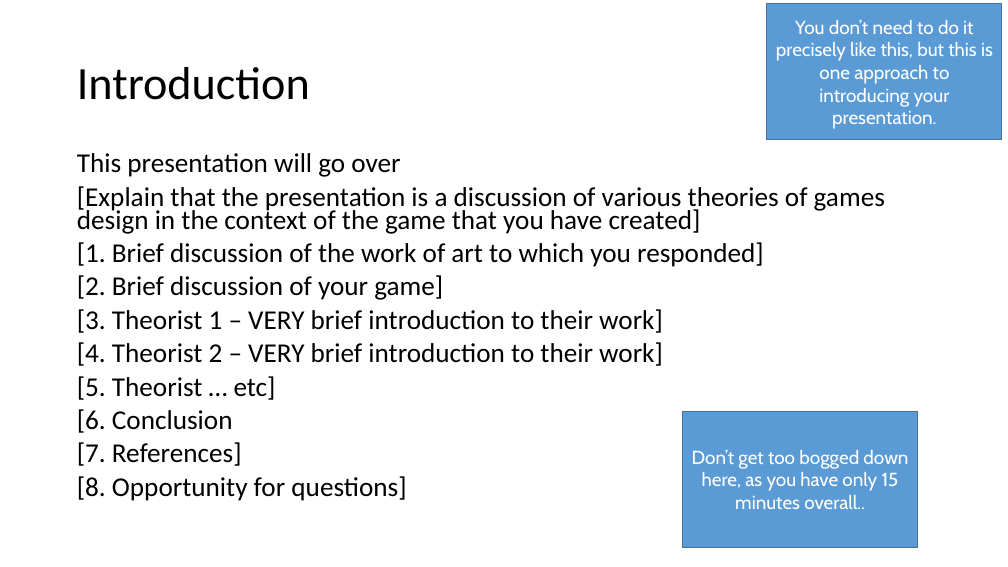
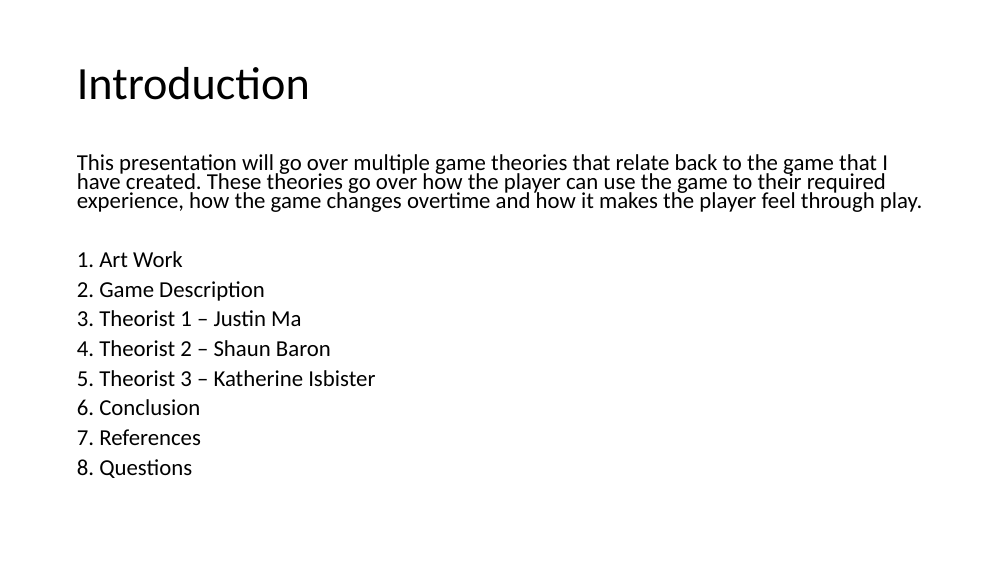
Before and after one commit to Mukkablue/PotatoEatersGame, a slide deck: slide 2 of ExamPresentationTemplate.pptx. Drawn at 1008x567 pixels with LibreOffice and Linux fonts; fonts in the diff are those of the drawing. Boxes give left, top, right and bottom in pixels: in the first picture for what was removed or moved away, otherwise in the second. Text is boxed around its words. In the diff, an @@ line names an element or a change of style, - is before the commit and + after.

Commit message:
Introduction

```diff
--- a/ExamPresentationTemplate.pptx
+++ b/ExamPresentationTemplate.pptx
@@ rectangle removed at (767,4,1002,140) @@
-You don’t need to do it precisely like this, but this is one approach to introducing your presentation.
@@ text at (77,154,922,478): text changed; size 25.9 to 21.7 pt @@
-This presentation will go over
-[Explain that the presentation is a discussion of various theories of games design in the context of the game that you have created]
-[1. Brief discussion of the work of art to which you responded]
-[2. Brief discussion of your game]
-[3. Theorist 1 – VERY brief introduction to their work]
-[4. Theorist 2 – VERY brief introduction to their work]
-[5. Theorist … etc]
-[6. Conclusion
-[7. References]
-[8. Opportunity for questions]
+This presentation will go over multiple game theories that relate back to the game that I have created. These theories go over how the player can use the game to their required experience, how the game changes overtime and how it makes the player feel through play.
+1. Art Work
+2. Game Description
+3. Theorist 1 – Justin Ma
+4. Theorist 2 – Shaun Baron
+5. Theorist 3 – Katherine Isbister
+6. Conclusion
+7. References
+8. Questions
@@ rectangle removed at (683,411,918,547) @@
-Don’t get too bogged down here, as you have only 15 minutes overall..
```
